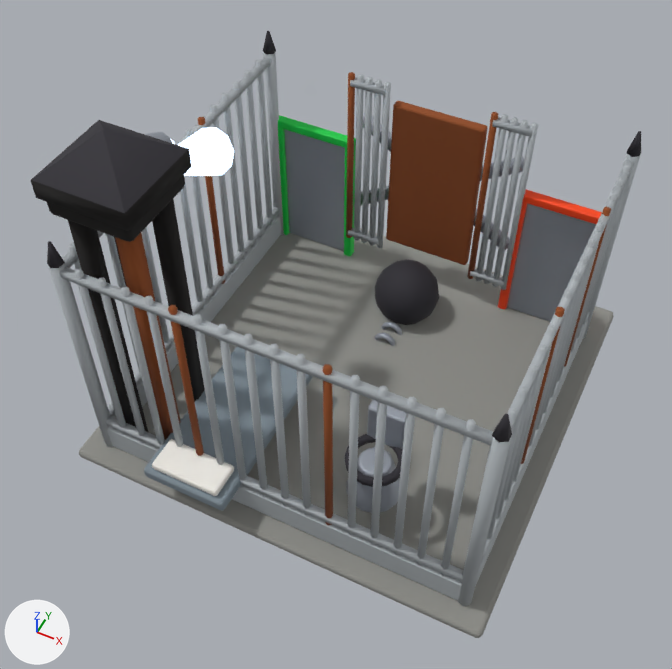
An edit to the Blender file assets/models/blend/building_living_quarters_t1.blend, drawn before and after from the same camera.
One viewpoint serves both versions: a camera (50 mm lens) standing at (1.82, -4.1, 5.57) and looking at (-0.01, -0.45, 1.0). Lighting does not change. The marker at lower left points along +X, +Y and +Z. The older version comes first.

In view in the first picture: 'B.RailHi', 'B.RailLo', 'Ball', 'Cell2.Plate', 'Chain0', 'Chain1', 'Entry.Leaf', 'Exit.Leaf', 'KickB', 'Lot', 'Mattress', 'Pillow', 'Tower.Cap', 'Tower.Leg0', 'Tower.Leg3', 'WC.Bowl', 'WC.Seat', 'WC.Tank' and 83 more.
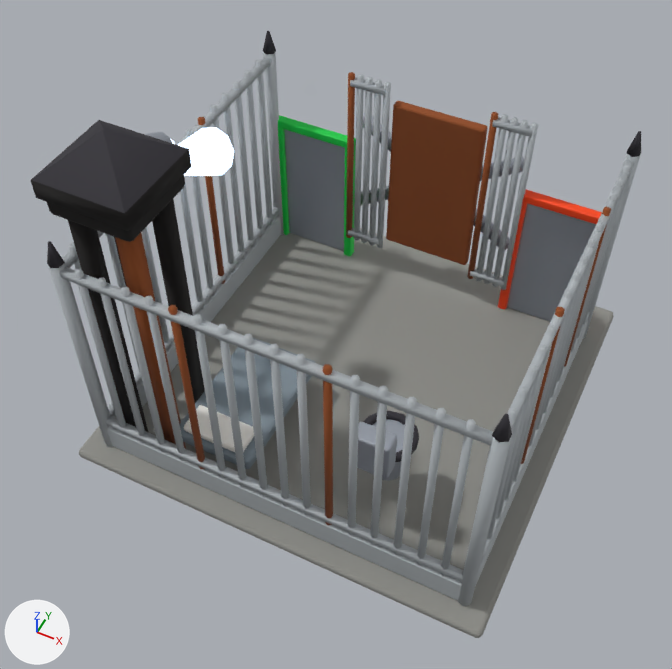
Location of each change, (x1, y1, x2, y2) in pixels of the pictures (672 x 669 px):
'Mattress', moved, rescaled (19% narrower, 20% shorter): before (144, 347, 313, 511); after (179, 338, 316, 469)
'Pillow', moved, rescaled (14% narrower, 17% shorter): before (152, 439, 234, 496); after (184, 405, 254, 452)
'Ball', deleted: before (375, 260, 439, 325)
'WC.Tank', moved: before (367, 400, 406, 449); after (357, 422, 397, 479)
'WC.Bowl', reshaped, moved: before (346, 447, 400, 513); after (372, 419, 405, 481)
'WC.Seat', moved: before (345, 434, 403, 487); after (363, 411, 419, 462)
'Chain0', deleted: before (381, 322, 402, 335)
'Chain1', deleted: before (374, 332, 395, 346)

Diff of the bpy script that builds the scene:
```diff
--- a/assets/models/blend/building_living_quarters_t1.blend.py
+++ b/assets/models/blend/building_living_quarters_t1.blend.py
@@ me_mattress @@
 # used by ob_mattress; parent = ob_body; location = (-0.55, -0.95, 0.35)
-me_mattress.from_pydata(...)  # 8 vertices, 6 faces; spans x -0.31..0.31, y -0.65..0.65, z -0.05..0.05
+me_mattress.from_pydata(...)  # 8 vertices, 6 faces; spans x -0.3..0.3, y -0.5..0.5, z -0.05..0.05
+# me_mattress part 1: the whole mesh is scaled about its middle by (0.968, 0.769, 1)
 me_mattress.materials.append(mat_mattress)
@@ me_pillow @@
 # used by ob_pillow; parent = ob_body; location = (-0.55, -1.45, 0.43)
-me_pillow.from_pydata(...)  # 8 vertices, 6 faces; spans x -0.25..0.25, y -0.12..0.12, z -0.03..0.03
+me_pillow.from_pydata(...)  # 8 vertices, 6 faces; spans x -0.23..0.23, y -0.11..0.11, z -0.03..0.03
+# me_pillow part 2: the whole mesh is scaled about its middle by (0.92, 0.917, 1)
 me_pillow.materials.append(mat_white)
@@ me_wc_bowl @@
 me_wc_bowl.from_pydata(...)  # 28 vertices, 16 faces; spans x -0.185..0.185, y -0.19..0.19, z -0.17..0.17
 # used by ob_wc_bowl; parent = ob_body; location = (0.55, -1.0, 0.47)
+# me_wc_bowl part 3: 28 of 28 vertices moved; they spanned x -0.185..0.185, y -0.19..0.19, z -0.17..0.17 and now span x -0.185..0.185, y -0.19..0.19, z -0.17..0.17; mean shift (0.0, 0.0, 0.0)
 me_wc_bowl.materials.append(mat_steel)
@@ ob_mattress @@
 ob_mattress.parent = ob_body
-ob_mattress.location = (-0.55, -0.95, 0.35)
+ob_mattress.location = (-0.55, -0.75, 0.35)
 _m = ob_mattress.modifiers.new('Bevel', 'BEVEL')
@@ ob_pillow @@
 ob_pillow.parent = ob_body
-ob_pillow.location = (-0.55, -1.45, 0.43)
+ob_pillow.location = (-0.55, -1.11, 0.43)
 _m = ob_pillow.modifiers.new('Bevel', 'BEVEL')
@@ ob_wc_bowl @@
 ob_wc_bowl.parent = ob_body
-ob_wc_bowl.location = (0.55, -1.0, 0.47)
+ob_wc_bowl.location = (0.55, -0.8, 0.47)
 _m = ob_wc_bowl.modifiers.new('Bevel', 'BEVEL')
@@ ob_wc_seat @@
 ob_wc_seat.parent = ob_body
-ob_wc_seat.location = (0.55, -1.0, 0.65)
+ob_wc_seat.location = (0.55, -0.8, 0.65)
@@ ob_wc_tank @@
 ob_wc_tank.parent = ob_body
-ob_wc_tank.location = (0.55, -0.8, 0.8)
+ob_wc_tank.location = (0.55, -1.04, 0.8)
 _m = ob_wc_tank.modifiers.new('Bevel', 'BEVEL')
@@ ob_ball @@
-ob_ball = bpy.data.objects.new('Ball', me_ball)
-ob_ball.parent = ob_body
-ob_ball.location = (0.0, 0.8, 0.26)
@@ ob_chain0 @@
-ob_chain0 = bpy.data.objects.new('Chain0', me_chain0)
-ob_chain0.parent = ob_body
-ob_chain0.location = (0.0, 0.53, 0.07)
-ob_chain0.rotation_euler = (1.571, 0.0, 0.0)  # degrees (90, 0, 0)
@@ ob_chain1 @@
-ob_chain1 = bpy.data.objects.new('Chain1', me_chain1)
-ob_chain1.parent = ob_body
-ob_chain1.location = (0.0, 0.4, 0.07)
-ob_chain1.rotation_euler = (1.571, 0.0, 0.0)  # degrees (90, 0, 0)
```
